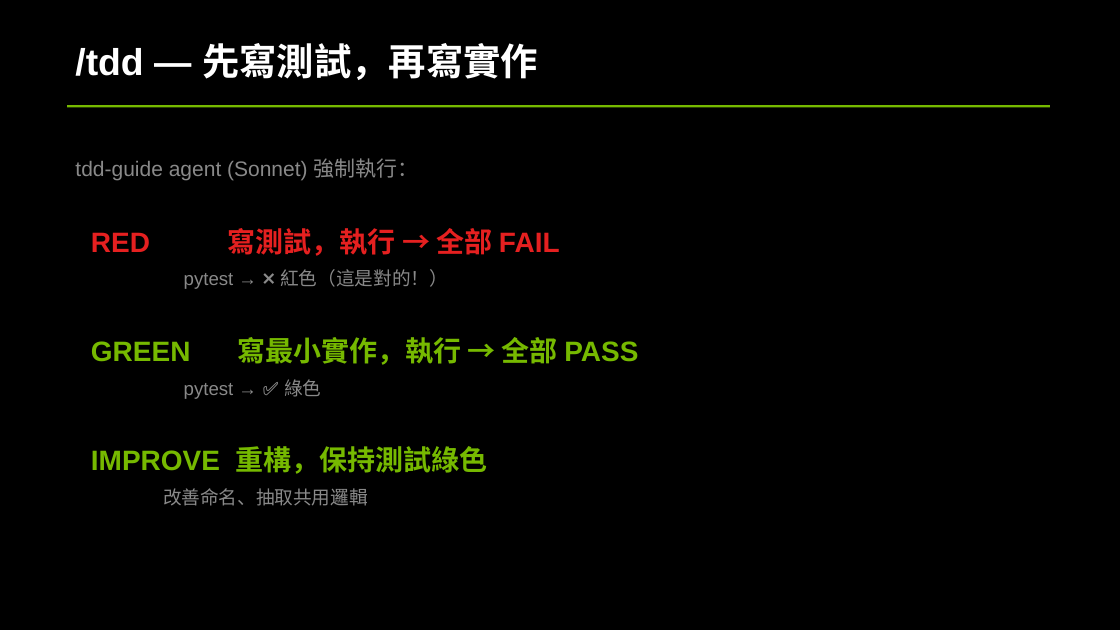
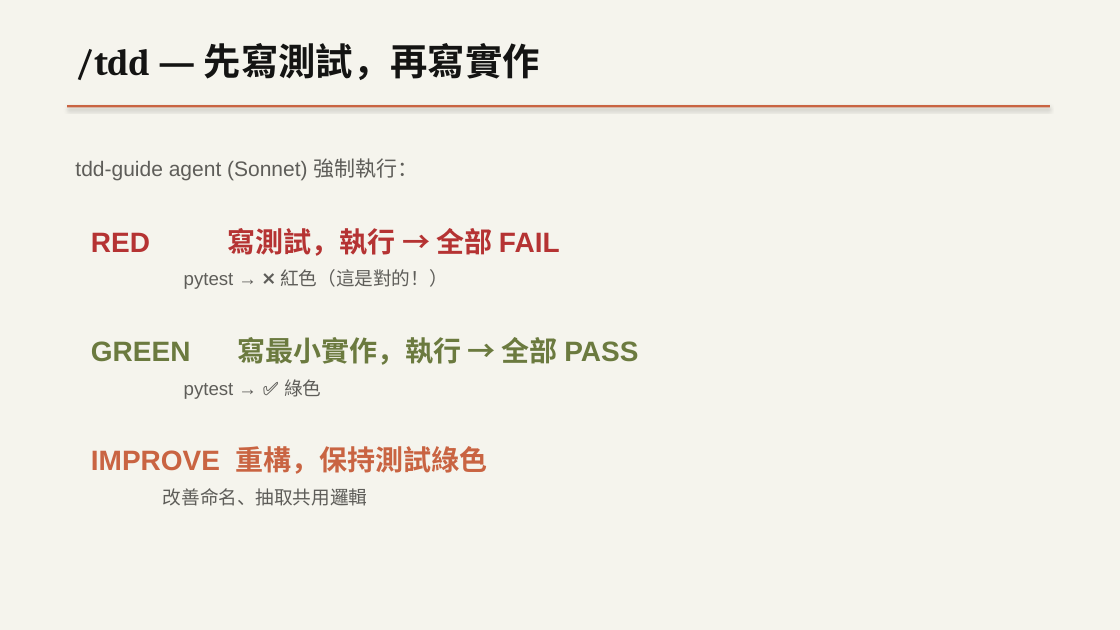
Before and after one commit to bheadwei/claude-GUNDAM-zh-tw, a slide deck: slide 28 of workshop/docs/slides/VibeCoding_Workshop.pptx. Drawn at 1120x630 pixels with LibreOffice and Linux fonts; fonts in the diff are those of the drawing. Boxes give left, top, right and bottom in pixels: in the first picture for what was removed or moved away, otherwise in the second. Text is boxed around its words. In the diff, an @@ line names an element or a change of style, - is before the commit and + after.

Commit message:
style(workshop): PPTX 切換為 Claude (Anthropic) 設計風格
- 背景：True Black → Parchment #f5f4ed（羊皮紙暖調）
- 程式碼框底：Near Black → Ivory #faf9f5
- 程式碼框邊：BG_CODE 同色 → Warm Sand #e8e6dc（清晰邊界）
- 主強調：NVIDIA Green → Terracotta #c96442（赤陶品牌色）
- 主文字：Pure White → Anthropic Near Black #141413（暖夜黑）
- 輔助文字：Gray 300/400/500 → Dark Warm / Olive Gray / Stone Gray（暖中性）
- 警告：Yellow 300 → Coral #d97757（赤陶變體）
- 錯誤：Red 500 → Error Crimson #b53333（暖紅）
- 標題字體：Arial → Georgia（仿 Anthropic Serif 書本感）

來源：.claude/ui/claude/DESIGN.md

```diff
--- a/workshop/docs/slides/VibeCoding_Workshop.pptx
+++ b/workshop/docs/slides/VibeCoding_Workshop.pptx
@@ background #000000 to #F5F4ED @@
@@ text "/tdd — 先寫測試，再寫實作" at [75, 43, 540, 80]: font Arial to Cambria, text colour #FFFFFF to #141413 @@
@@ rectangle at [67, 105, 1050, 108]: fill #76B900 to #C96442 @@
@@ text "tdd-guide agent (Sonnet) 強制執行：" at [75, 158, 638, 506]: text colour #898989 to #5E5D59 in "tdd-guide agent (Sonnet) 強制執行：", "pytest → ❌ 紅色（這是對的！）", "pytest → ✅ 綠色", "改善命名、抽取共用邏輯"; text colour #E52020 to #B53333 in "RED 寫測試，執行 → 全部 FAIL"; text colour #76B900 to #6B7A3F in "GREEN 寫最小實作，執行 → 全部 PASS"; text colour #76B900 to #C96442 in "IMPROVE 重構，保持測試綠色" @@
```
Also in this commit, not shown: 45 other slides changed, 1 other file.
